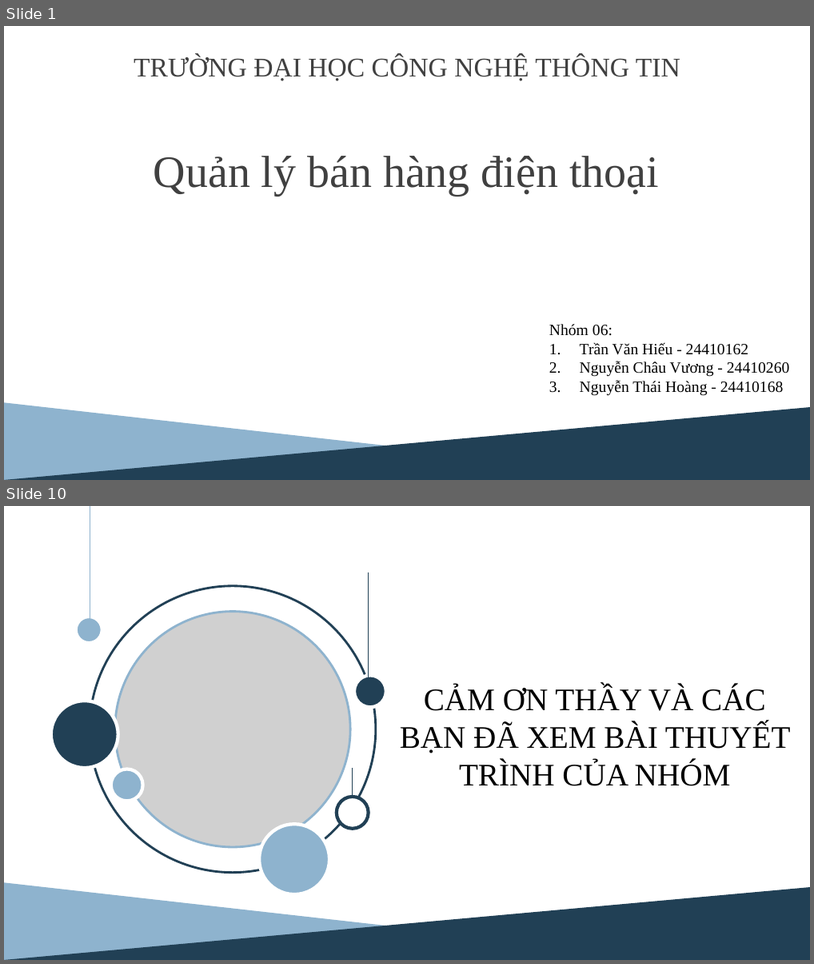
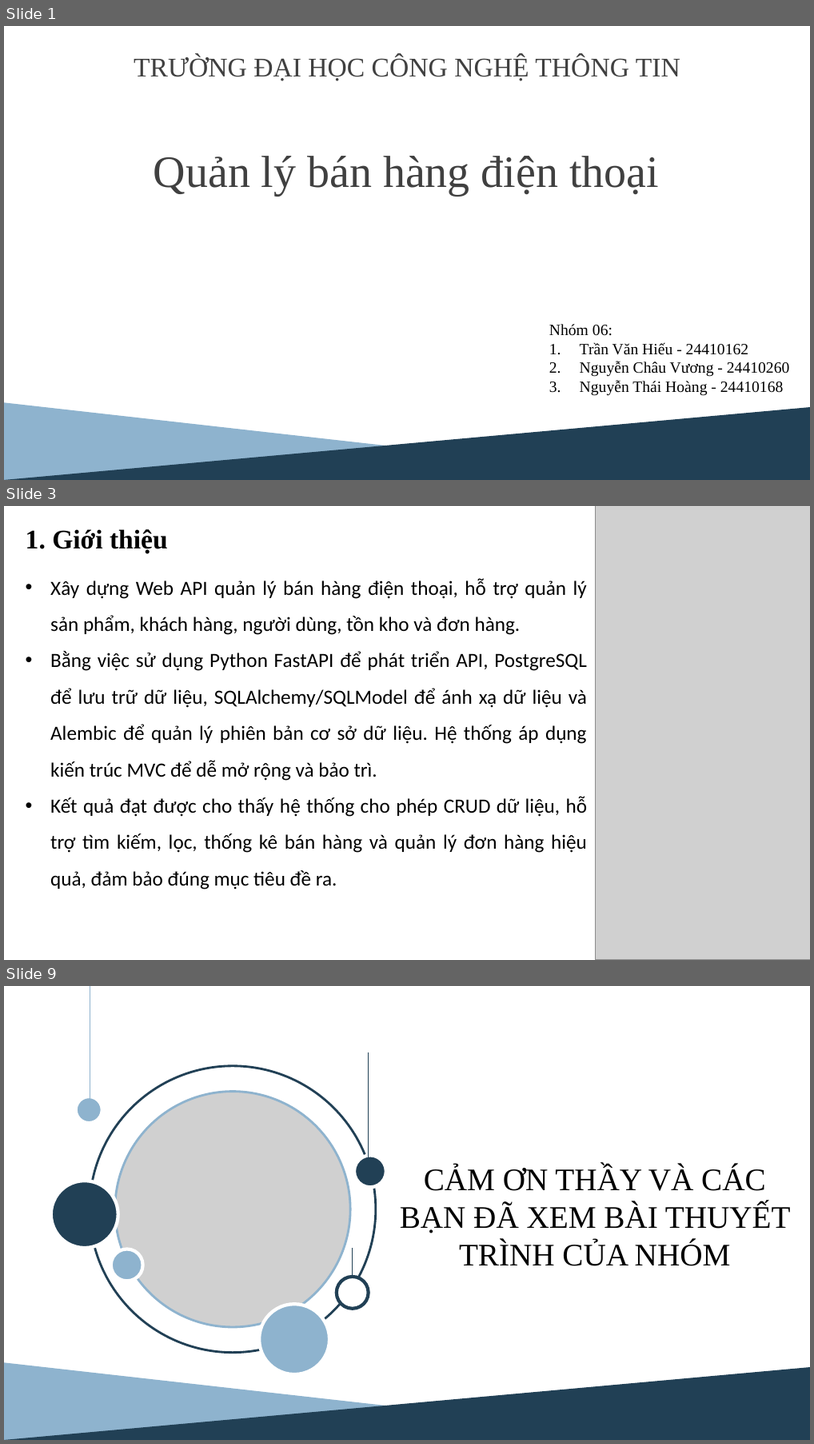
Before and after one commit to googlemap2/doan_python, a slide deck: baocao/slide_bao_cao.pptx. Shown one above the other, each under a label of ours: slides 1 and 10 before the commit, slides 1, 3 and 9 after it; the slides between them are not shown. The pictures are 814x964 and 814x1444 pixels, drawn with LibreOffice and Linux fonts; fonts in the diff are those of the drawing; grey boxes stand for pictures. Boxes give left, top, right and bottom in pixels: in the first picture for what was removed or moved away, otherwise in the second. Text is boxed around its words. In the diff, an @@ line names an element or a change of style, - is before the commit and + after.

```diff
--- a/baocao/slide_bao_cao.pptx
+++ b/baocao/slide_bao_cao.pptx
@@ slide 3 added at [4, 506, 810, 960], background #FFFFFF @@
@@ text added at [26, 529, 168, 553], 24 pt, text #000000, bold @@
+1. Giới thiệu
@@ picture added at [596, 506, 810, 959] @@
@@ text added at [50, 578, 588, 889], 18 pt, text #000000 @@
+• Xây dựng Web API quản lý bán hàng điện thoại, hỗ trợ quản lý sản phẩm, khách hàng, người dùng, tồn kho và đơn hàng.
+• Bằng việc sử dụng Python FastAPI để phát triển API, PostgreSQL để lưu trữ dữ liệu, SQLAlchemy/SQLModel để ánh xạ dữ liệu và Alembic để quản lý phiên bản cơ sở dữ liệu. Hệ thống áp dụng kiến trúc MVC để dễ mở rộng và bảo trì.
+• Kết quả đạt được cho thấy hệ thống cho phép CRUD dữ liệu, hỗ trợ tìm kiếm, lọc, thống kê bán hàng và quản lý đơn hàng hiệu quả, đảm bảo đúng mục tiêu đề ra.
@@ what was slide 10 is now slide 9 @@
```
Also in this commit, not shown: 3 slides changed, 3 other slides added, 5 slides removed, 3 other files.
